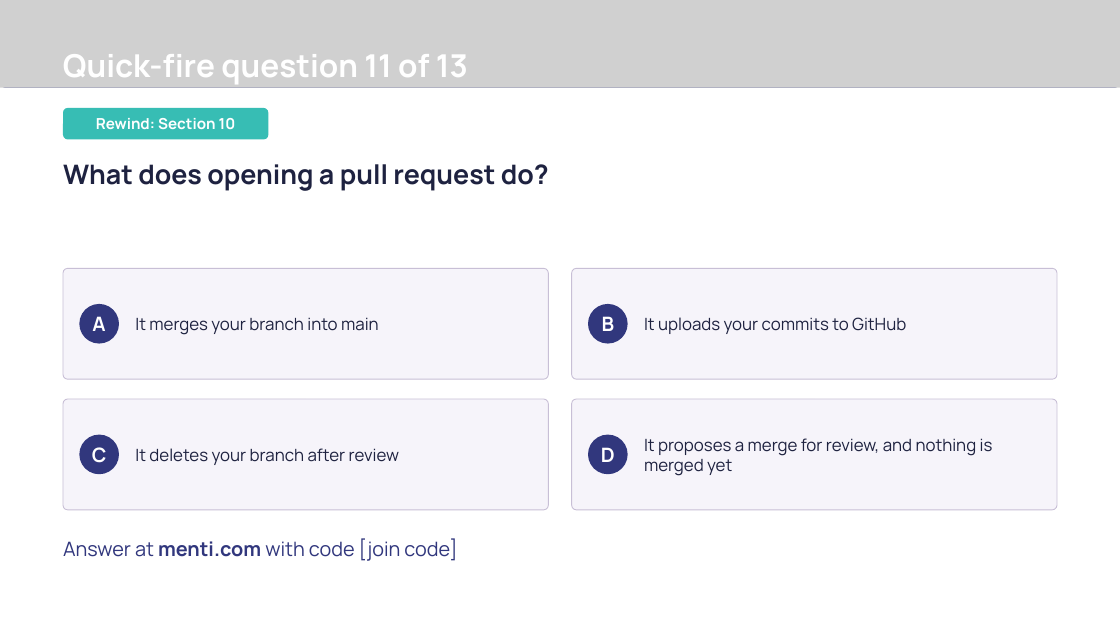
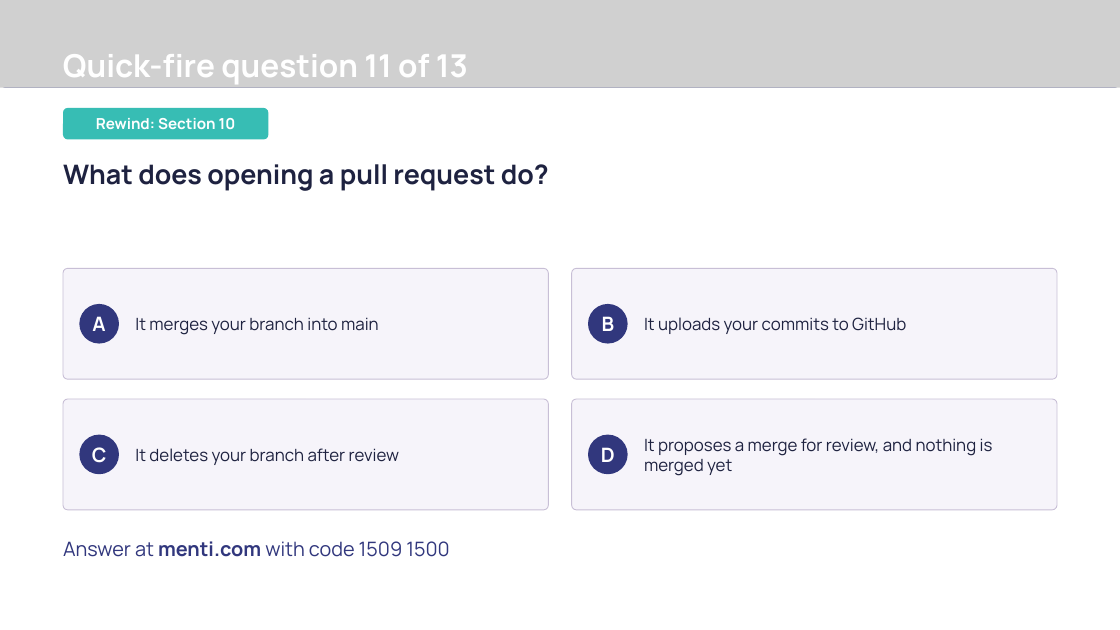
Before and after one commit to Revolution-Data-Platforms/Introduction-to-Git-Workshop, a slide deck: slide 44 of presentation/introduction-to-git-workshop.pptx. Drawn at 1120x630 pixels with LibreOffice and Linux fonts; fonts in the diff are those of the drawing; grey boxes stand for pictures; background and template pictures are left out. Boxes give left, top, right and bottom in pixels: in the first picture for what was removed or moved away, otherwise in the second. Text is boxed around its words. In the diff, an @@ line names an element or a change of style, - is before the commit and + after.

```diff
--- a/presentation/introduction-to-git-workshop.pptx
+++ b/presentation/introduction-to-git-workshop.pptx
@@ text at bbox=[63, 541, 449, 557]: text changed @@
-Answer at menti.com with code [join code]
+Answer at menti.com with code 1509 1500
```
Also in this commit, not shown: 12 other slides changed, 3 other files.
